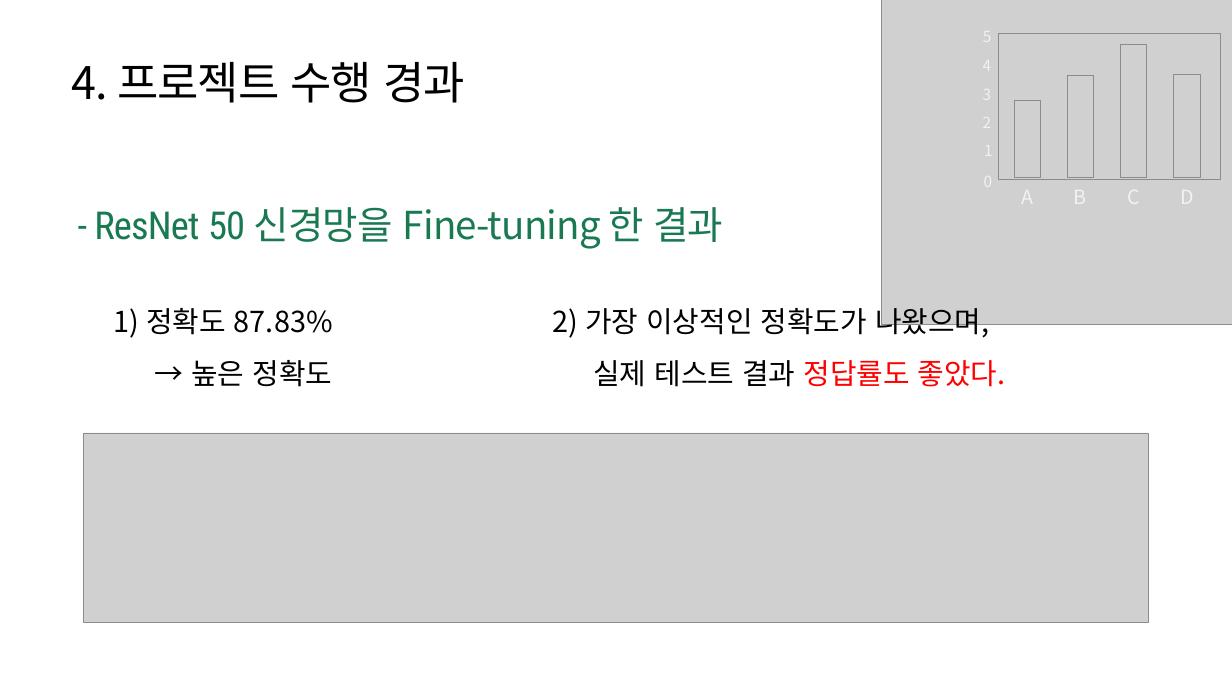
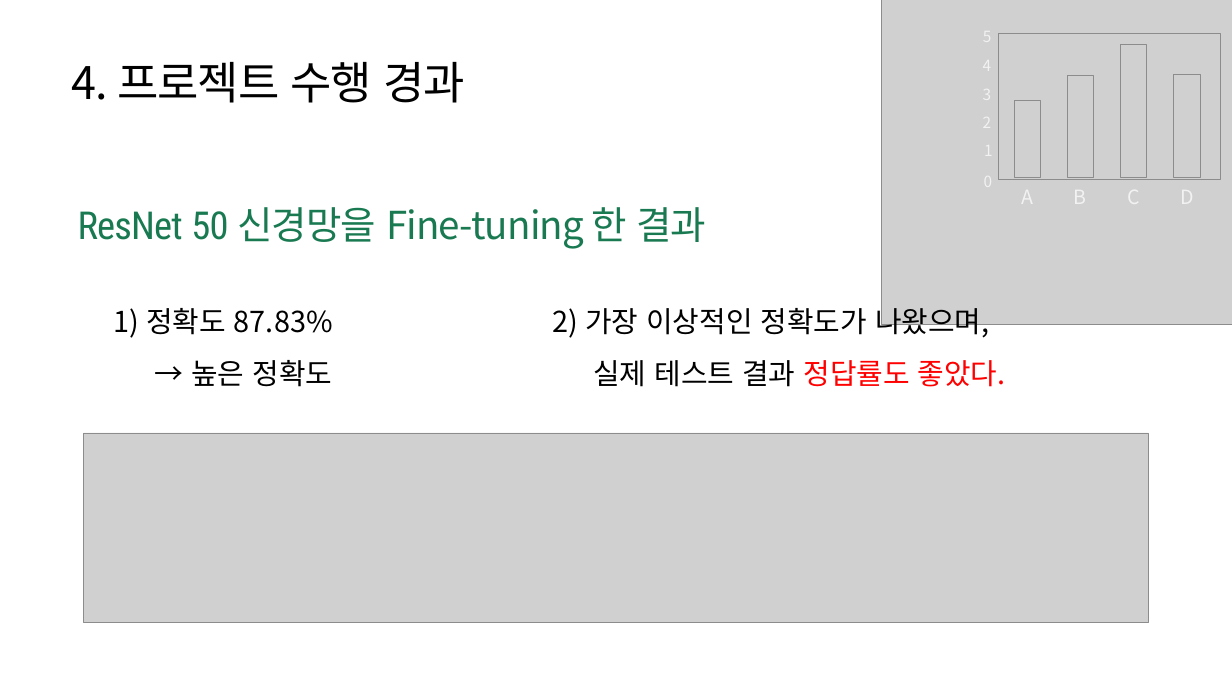
Before and after one commit to parkahjin/brain-hemorrhage, a slide deck: slide 14 of Slide/B팀_Claude_뇌출혈 조기 진단 프로젝트.pptx. Drawn at 1232x693 pixels with LibreOffice and Linux fonts; fonts in the diff are those of the drawing; grey boxes stand for pictures. Boxes give left, top, right and bottom in pixels: in the first picture for what was removed or moved away, otherwise in the second. Text is boxed around its words. In the diff, an @@ line names an element or a change of style, - is before the commit and + after.

```diff
--- a/Slide/B팀_Claude_뇌출혈 조기 진단 프로젝트.pptx
+++ b/Slide/B팀_Claude_뇌출혈 조기 진단 프로젝트.pptx
@@ text at [78, 207, 706, 249]: text changed @@
-- ResNet 50 신경망을 Fine-tuning 한 결과
+ResNet 50 신경망을 Fine-tuning 한 결과
```
Also in this commit, not shown: 15 other slides changed, 1 slide added, 5 other files.
